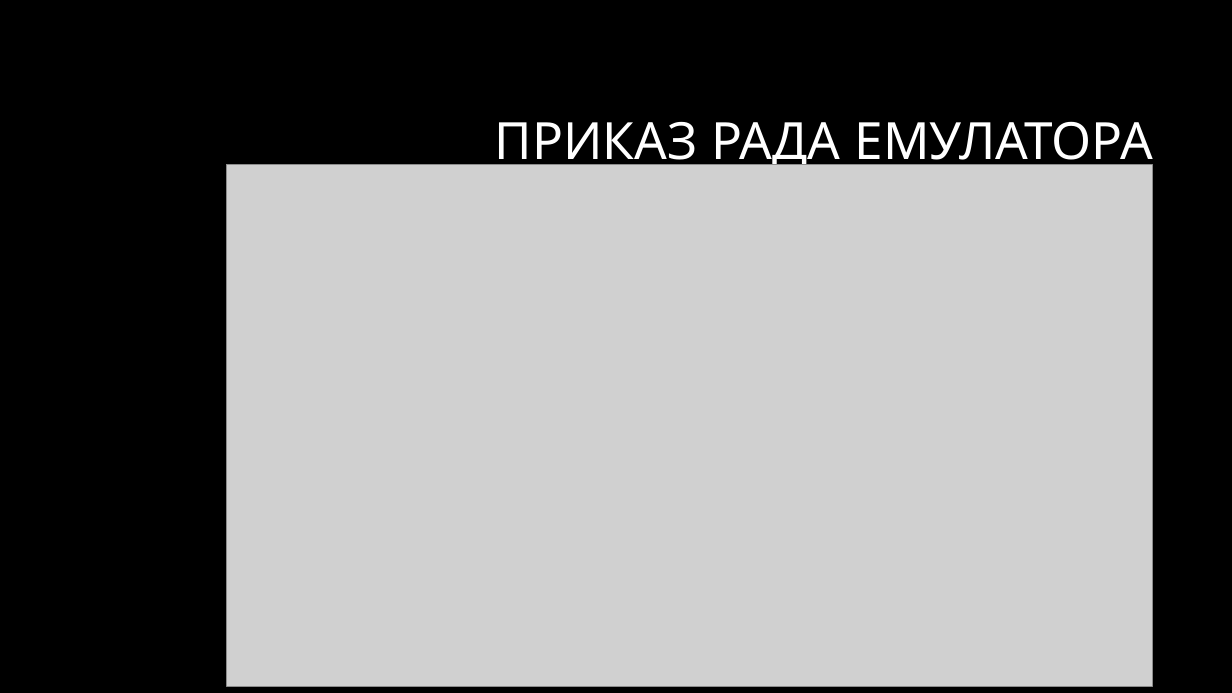
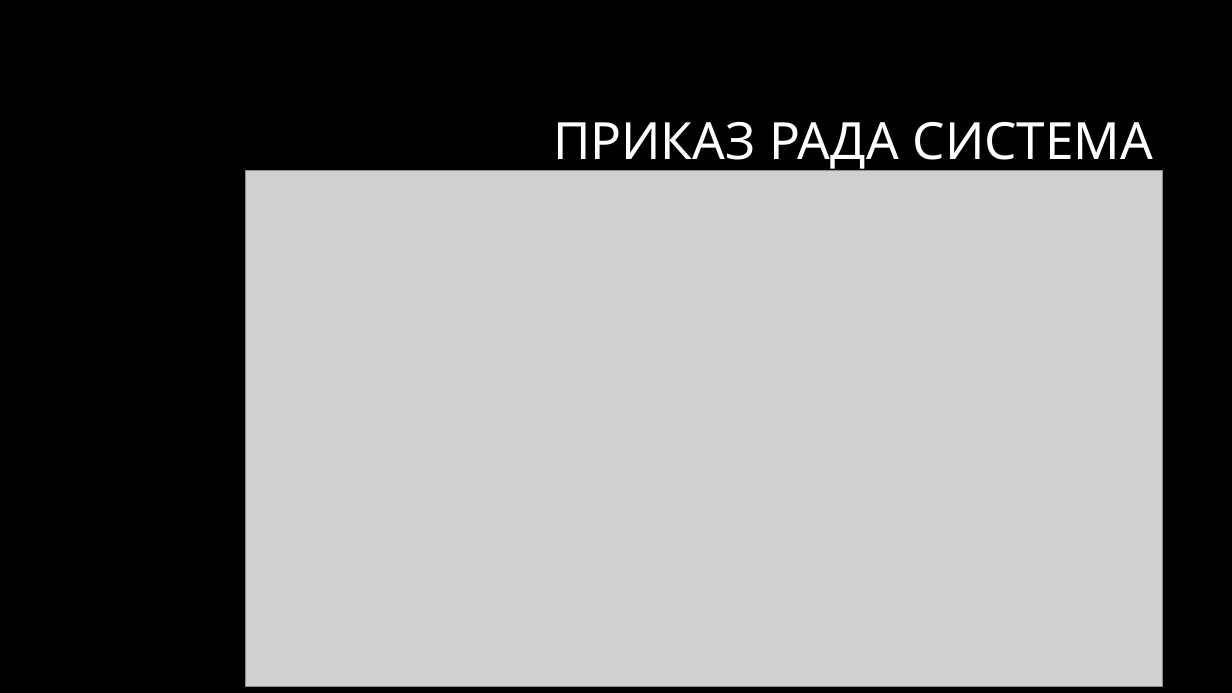
Before and after one commit to markokujundzic/CHIP8, a slide deck: slide 6 of doc/diplomski.pptx (slide 11 before the commit). Drawn at 1232x693 pixels with LibreOffice and Linux fonts; fonts in the diff are those of the drawing; grey boxes stand for pictures; background and template pictures are left out. Boxes give left, top, right and bottom in pixels: in the first picture for what was removed or moved away, otherwise in the second. Text is boxed around its words. In the diff, an @@ line names an element or a change of style, - is before the commit and + after.

```diff
--- a/doc/diplomski.pptx
+++ b/doc/diplomski.pptx
@@ title at box(553, 122, 1153, 172): text changed @@
-ПРИКАЗ РАДА ЕМУЛАТОРА
+ПРИКАЗ РАДА СИСТЕМА
@@ picture: place and size @@
-picture at box(226, 165, 1153, 686)
+picture at box(245, 170, 1163, 686)
```
Also in this commit, not shown: 4 other slides changed, 5 slides removed, 5 other files.
